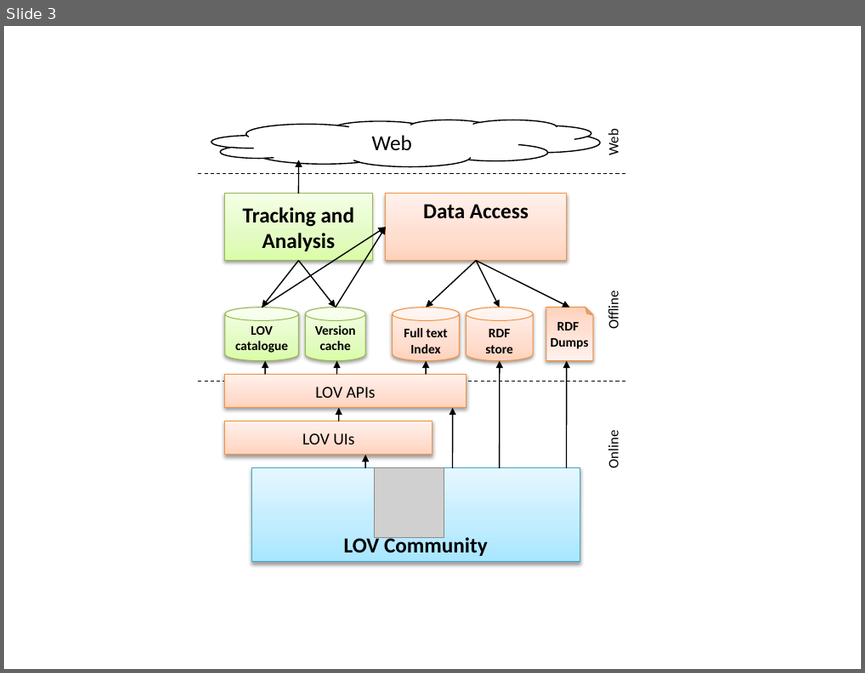
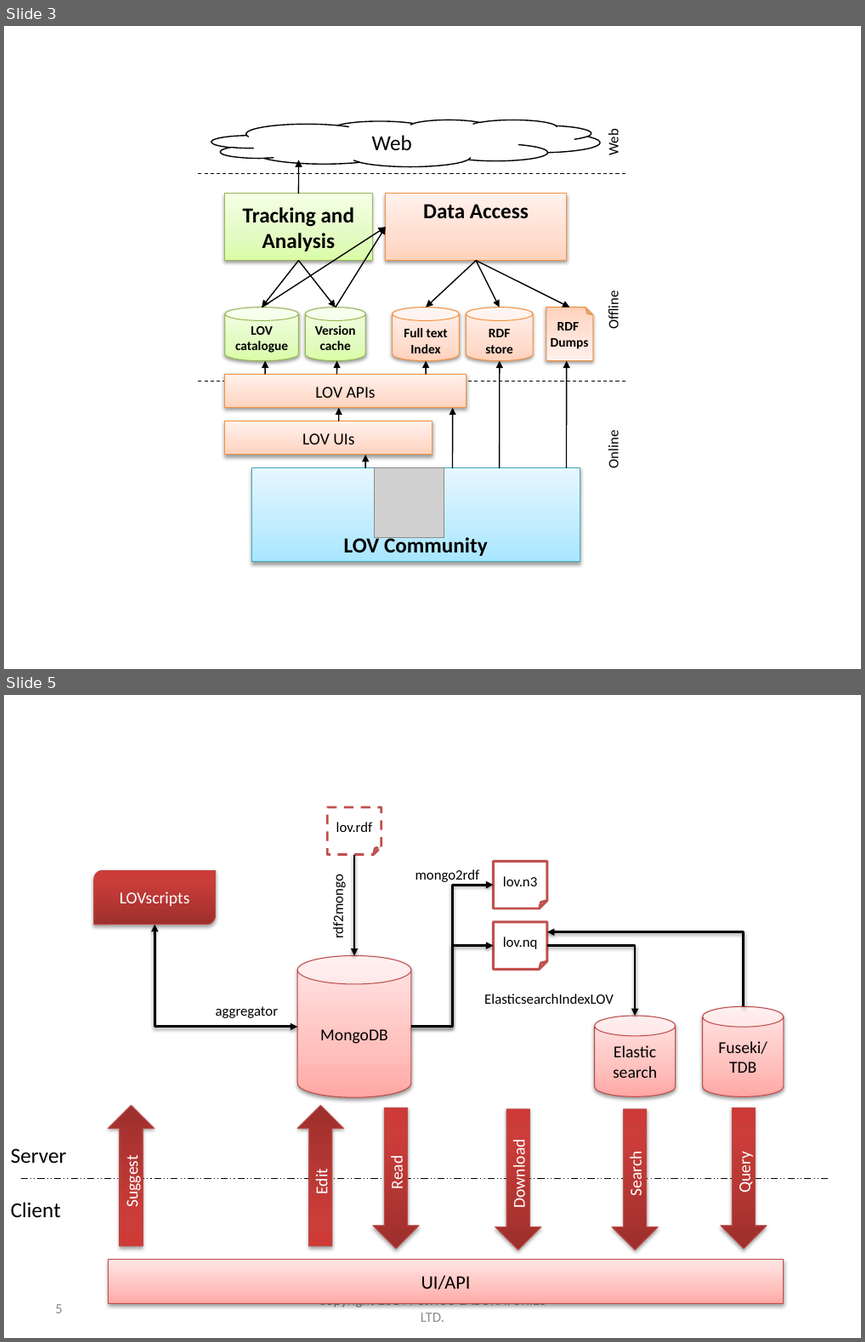
Before and after one commit to gatemezing/swj_lovPaper, a slide deck: 1 First Review/LOV.pptx. Shown one above the other, each under a label of ours: slide 3 before the commit, slides 3 and 5 after it; the slides between them are not shown. The pictures are 865x673 and 865x1342 pixels, drawn with LibreOffice and Linux fonts; fonts in the diff are those of the drawing; grey boxes stand for pictures. Boxes give left, top, right and bottom in pixels: in the first picture for what was removed or moved away, otherwise in the second. Text is boxed around its words. In the diff, an @@ line names an element or a change of style, - is before the commit and + after.

```diff
--- a/1 First Review/LOV.pptx
+++ b/1 First Review/LOV.pptx
@@ slide 5 added at (4, 695, 861, 1338), background #FFFFFF @@
@@ folded corner added at (327, 807, 381, 854), fill #FFFFFF, outline #C0504D 2 pt dashed, 12 pt, text #000000 @@
+lov.rdf
@@ round diag rect added at (94, 871, 216, 925), fill gradient #9C2F2D to #CB3E3A to #CE3B37, outline #BF4C48 0.75 pt, 14 pt, text #FFFFFF @@
+LOVscripts
@@ arrow added from (354, 854) to (354, 955), #000000 2 pt @@
@@ text added at (415, 869, 480, 882), 12 pt, text #000000 @@
+mongo2rdf
@@ folded corner added at (494, 862, 547, 908), fill #FFFFFF, outline #C0504D 2 pt, 12 pt, text #000000 @@
+lov.n3
@@ text added at (330, 880, 347, 937), 12 pt, text #000000 @@
+rdf2mongo
@@ elbow arrow added from (411, 1027) to (494, 885), #000000 2 pt @@
@@ folded corner added at (494, 922, 547, 970), fill #FFFFFF, outline #C0504D 2 pt, 12 pt, text #000000 @@
+lov.nq
@@ elbow double arrow added from (154, 925) to (298, 1027), #000000 2 pt @@
@@ elbow arrow added from (411, 1027) to (494, 945), #000000 2 pt @@
@@ elbow arrow added from (547, 945) to (635, 1015), #000000 2 pt @@
@@ elbow arrow added from (743, 1006) to (547, 932), #000000 2 pt @@
@@ cylinder added at (298, 955, 412, 1097), fill gradient #FFA6A5 to #FFC0BF to #FFE7E7, outline #BF4C48 0.75 pt, 14 pt, text #000000 @@
+MongoDB
@@ text added at (484, 993, 613, 1004), 12 pt, text #000000 @@
+ElasticsearchIndexLOV
@@ text added at (216, 1006, 279, 1018), 12 pt, text #000000 @@
+aggregator
@@ cylinder added at (595, 1015, 675, 1096), fill gradient #FFA6A5 to #FFC0BF to #FFE7E7, outline #BF4C48 0.75 pt, 14 pt, text #000000 @@
+Elastic
+search
@@ cylinder added at (703, 1006, 783, 1096), fill gradient #FFA6A5 to #FFC0BF to #FFE7E7, outline #BF4C48 0.75 pt, 14 pt, text #000000 @@
+Fuseki/
+TDB
@@ down arrow added at (108, 1106, 154, 1246), fill gradient #9C2F2D to #CB3E3A to #CE3B37, outline #BF4C48 0.75 pt, 14 pt, text #FFFFFF @@
+Suggest
@@ down arrow added at (298, 1106, 344, 1246), fill gradient #9C2F2D to #CB3E3A to #CE3B37, outline #BF4C48 0.75 pt, 14 pt, text #FFFFFF @@
+Edit
@@ down arrow added at (372, 1108, 419, 1248), fill gradient #9C2F2D to #CB3E3A to #CE3B37, outline #BF4C48 0.75 pt, 14 pt, text #FFFFFF @@
+Read
@@ down arrow added at (495, 1109, 541, 1249), fill gradient #9C2F2D to #CB3E3A to #CE3B37, outline #BF4C48 0.75 pt, 14 pt, text #FFFFFF @@
+Download
@@ down arrow added at (612, 1109, 658, 1249), fill gradient #9C2F2D to #CB3E3A to #CE3B37, outline #BF4C48 0.75 pt, 14 pt, text #FFFFFF @@
+Search
@@ down arrow added at (721, 1108, 766, 1248), fill gradient #9C2F2D to #CB3E3A to #CE3B37, outline #BF4C48 0.75 pt, 14 pt, text #FFFFFF @@
+Query
@@ text added at (11, 1148, 66, 1163), 18 pt, text #000000 @@
+Server
@@ line added from (21, 1179) to (829, 1179), #000000 0.75 pt dashed @@
@@ text added at (11, 1202, 61, 1217), 18 pt, text #000000 @@
+Client
@@ rectangle added at (108, 1259, 783, 1304), fill gradient #FFA6A5 to #FFC0BF to #FFE7E7, outline #BF4C48 0.75 pt, 16 pt, text #000000 @@
+UI/API
@@ page number added at (55, 1304, 62, 1313), 12 pt, text #8C8C8C @@
+5
@@ text added at (318, 1303, 545, 1321), 12 pt, text #8C8C8C @@
+Copyright 2014 FUJITSU LABORATORIES LTD.
```
Also in this commit, not shown: 1 other slide added, 3 other files.
